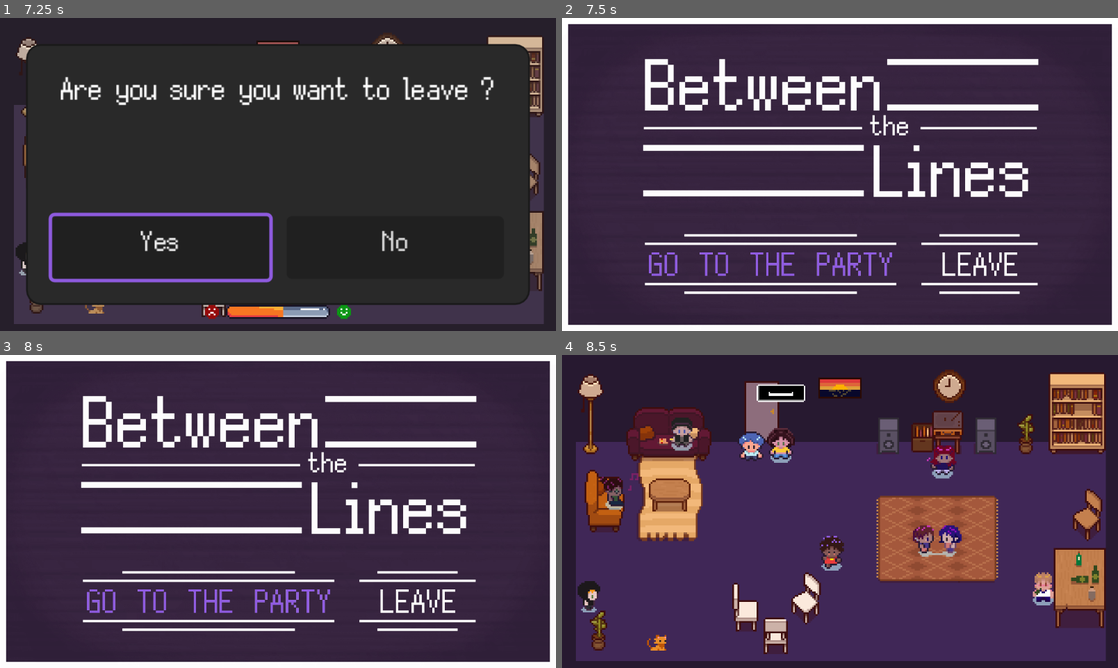
Above: before the commit, frames 1-4 (two rows, left to right).
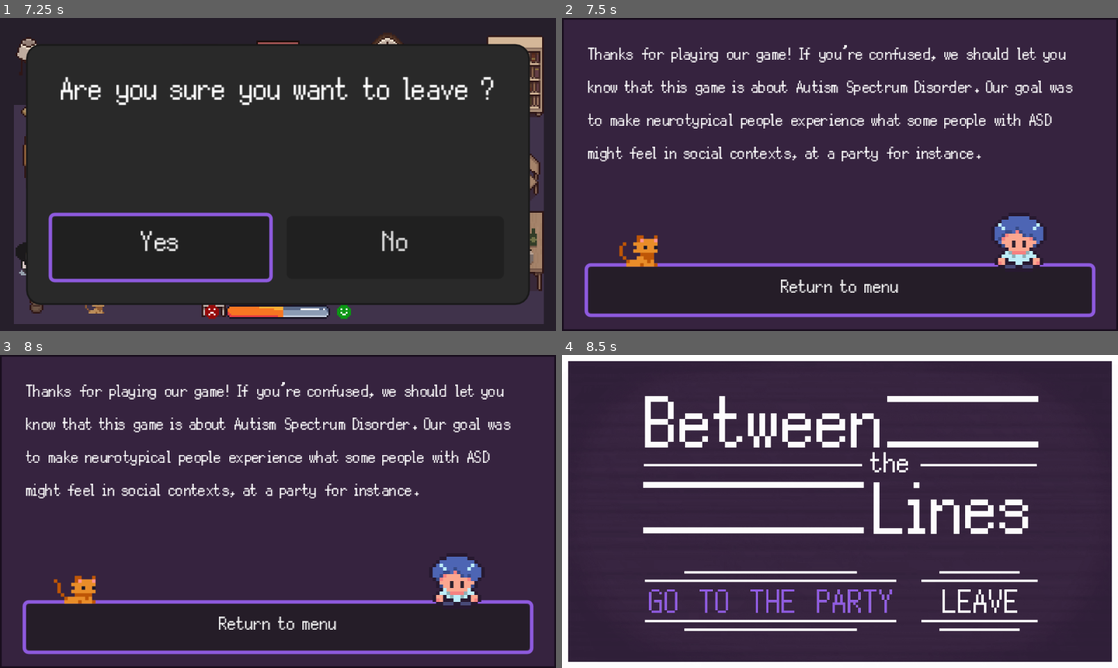
Above: after the commit, the same moments.

Repository: LaClimSx/between-the-lines
Game: Godot game, scene res://scenes/title_screen.tscn
Two runs of this game, one before a commit and one after it. Both use one fixed random seed, a clock stepped at 60 frames per second and the inputs below.
Inputs (mouse positions are in pixels of both pictures, inside the frame that each line leads up to):
- Up to frame 1 (7.25 s): click (211, 265) at 0.5 s; hold D (right) 1.28-2 s; hold Space (interact) 1.28-2 s; click "Next" at 2 s; click "See you later…" at 2.75 s; click "Next" at 3.5 s; hold S (down) 4.28-5 s; tap Space (interact) at 4.35 s; click "Yes" at 5 s; click "No" at 5.75 s; hold D (right) from 6.53 s (still down)
- Up to frame 2 (7.5 s): tap Enter at 7.25 s; release D (right) at 7.28 s; hold W (up) from 7.28 s (still down); tap Space (interact) at 7.35 s
- Up to frame 3 (8 s): keep holding W (up)
- Up to frame 4 (8.5 s): release W (up) at 8 s; click (840, 627) at 8 s, where only the run after the commit has a clickable "Return to menu"

Frame 1 is identical in both runs. In frame 2, 27% of the frame differs, in the area x 0-100%, y 0-100%; in frame 3, 26%; in frame 4, 56%.

Commit message:
add ASD screen + change end game texts

Diff:
--- /dev/null
+++ b/scenes/asd_ending_screen.tscn
@@ -0,0 +1,147 @@
+[gd_scene format=3 uid="uid://bgen47o3tvrf0"]
+
+[ext_resource type="Theme" uid="uid://b7f08ixy72g71" path="res://assets/theme.tres" id="1_u5v8b"]
+[ext_resource type="Script" uid="uid://d01ikpwii117i" path="res://scripts/asd_ending_screen.gd" id="2_bltfc"]
+[ext_resource type="Texture2D" uid="uid://chjgo71a2jf0d" path="res://assets/cat.png" id="3_jbxbu"]
+[ext_resource type="SpriteFrames" uid="uid://63puqjupoafp" path="res://assets/NPCs/sprites/animation_mc.tres" id="4_jbxbu"]
+
+[sub_resource type="StyleBoxFlat" id="StyleBoxFlat_u5v8b"]
+content_margin_left = 0.0
+content_margin_top = 0.0
+content_margin_right = 0.0
+content_margin_bottom = 0.0
+bg_color = Color(0.21176471, 0.13725491, 0.24705882, 1)
+border_width_left = 1
+border_width_top = 1
+border_width_right = 1
+border_width_bottom = 1
+border_color = Color(0.09867471, 0.055416435, 0.11914625, 1)
+
+[sub_resource type="AtlasTexture" id="AtlasTexture_fuf3a"]
+atlas = ExtResource("3_jbxbu")
+region = Rect2(0, 0, 16, 10)
+
+[sub_resource type="AtlasTexture" id="AtlasTexture_pibwh"]
+atlas = ExtResource("3_jbxbu")
+region = Rect2(16, 0, 16, 10)
+
+[sub_resource type="AtlasTexture" id="AtlasTexture_c6pm6"]
+atlas = ExtResource("3_jbxbu")
+region = Rect2(32, 0, 16, 10)
+
+[sub_resource type="AtlasTexture" id="AtlasTexture_5he1u"]
+atlas = ExtResource("3_jbxbu")
+region = Rect2(48, 0, 16, 10)
+
+[sub_resource type="AtlasTexture" id="AtlasTexture_5poiv"]
+atlas = ExtResource("3_jbxbu")
+region = Rect2(64, 0, 16, 10)
+
+[sub_resource type="AtlasTexture" id="AtlasTexture_2cjbq"]
+atlas = ExtResource("3_jbxbu")
+region = Rect2(80, 0, 16, 10)
+
+[sub_resource type="AtlasTexture" id="AtlasTexture_chjal"]
+atlas = ExtResource("3_jbxbu")
+region = Rect2(96, 0, 16, 10)
+
+[sub_resource type="AtlasTexture" id="AtlasTexture_cjqg0"]
+atlas = ExtResource("3_jbxbu")
+region = Rect2(112, 0, 16, 10)
+
+[sub_resource type="SpriteFrames" id="SpriteFrames_mk00g"]
+animations = [{
+"frames": [{
+"duration": 1.0,
+"texture": SubResource("AtlasTexture_fuf3a")
+}, {
+"duration": 1.0,
+"texture": SubResource("AtlasTexture_pibwh")
+}, {
+"duration": 1.0,
+"texture": SubResource("AtlasTexture_c6pm6")
+}, {
+"duration": 1.0,
+"texture": SubResource("AtlasTexture_5he1u")
+}, {
+"duration": 1.0,
+"texture": SubResource("AtlasTexture_5poiv")
+}, {
+"duration": 1.0,
+"texture": SubResource("AtlasTexture_2cjbq")
+}, {
+"duration": 1.0,
+"texture": SubResource("AtlasTexture_chjal")
+}, {
+"duration": 1.0,
+"texture": SubResource("AtlasTexture_cjqg0")
+}],
+"loop": true,
+"name": &"default",
+"speed": 5.0
+}]
+
+[node name="AsdEndingScreen" type="Control" unique_id=1577981289]
+texture_filter = 1
+layout_mode = 3
+anchors_preset = 15
+anchor_right = 1.0
+anchor_bottom = 1.0
+grow_horizontal = 2
+grow_vertical = 2
+theme = ExtResource("1_u5v8b")
+script = ExtResource("2_bltfc")
+
+[node name="PanelContainer" type="PanelContainer" parent="." unique_id=638007499]
+layout_mode = 0
+offset_right = 320.0
+offset_bottom = 180.0
+theme_override_styles/panel = SubResource("StyleBoxFlat_u5v8b")
+
+[node name="Cat" type="AnimatedSprite2D" parent="PanelContainer" unique_id=1009360308]
+top_level = true
+texture_filter = 1
+position = Vector2(45, 133)
+scale = Vector2(2, 2)
+sprite_frames = SubResource("SpriteFrames_mk00g")
+autoplay = "default"
+
+[node name="MC" type="AnimatedSprite2D" parent="PanelContainer" unique_id=363705837]
+top_level = true
+texture_filter = 1
+position = Vector2(263, 118)
+scale = Vector2(2, 2)
+sprite_frames = ExtResource("4_jbxbu")
+animation = &"sitting"
+autoplay = "sitting"
+
+[node name="MarginContainer" type="MarginContainer" parent="PanelContainer" unique_id=718893183]
+layout_mode = 2
+theme_override_constants/margin_left = 15
+theme_override_constants/margin_top = 15
+theme_override_constants/margin_right = 15
+theme_override_constants/margin_bottom = 10
+
+[node name="VBoxContainer" type="VBoxContainer" parent="PanelContainer/MarginContainer" unique_id=933628325]
+layout_mode = 2
+alignment = 2
+
+[node name="VBoxContainer" type="VBoxContainer" parent="PanelContainer/MarginContainer/VBoxContainer" unique_id=1081635070]
+layout_mode = 2
+size_flags_vertical = 3
+
+[node name="Label" type="Label" parent="PanelContainer/MarginContainer/VBoxContainer/VBoxContainer" unique_id=1984055752]
+custom_minimum_size = Vector2(40, 40)
+layout_mode = 2
+theme_override_font_sizes/font_size = 14
+text = "Thanks for playing our game! If you’re confused, we should let you know that this game is about Autism Spectrum Disorder. Our goal was to make neurotypical people experience what some people with ASD might feel in social contexts, at a party for instance.
+"
+autowrap_mode = 3
+
+[node name="Button" type="Button" parent="PanelContainer/MarginContainer/VBoxContainer" unique_id=1265972754]
+unique_name_in_owner = true
+layout_mode = 2
+theme_override_font_sizes/font_size = 16
+text = "Return to menu"
+
+[connection signal="pressed" from="PanelContainer/MarginContainer/VBoxContainer/Button" to="." method="_on_button_pressed"]
--- /dev/null
+++ b/scripts/asd_ending_screen.gd
@@ -0,0 +1,8 @@
+extends Control
+
+func _ready() -> void:
+	%Button.grab_focus.call_deferred()
+
+
+func _on_button_pressed() -> void:
+	get_tree().change_scene_to_file("res://scenes/title_screen.tscn")
--- a/scripts/global.gd
+++ b/scripts/global.gd
@@ -6,9 +6,12 @@
 
 var bypass_setters: bool = false
 
+var first_game: bool = true
+
 var tuto_done: bool = false
 signal tuto_finished
 
+@warning_ignore("unused_signal")
 signal fade_to_black
 
 signal score_changed(value: int)
@@ -27,9 +30,7 @@
 			timer.start(GAME_TIME)
 			tuto_done = true
 			tuto_finished.emit()
-		if nb_interactions >= TOTAL_INTERACTIONS:
-			await get_tree().create_timer(5).timeout
-			#_on_timer_timeout()
+
 
 var score : int = 2:
 	set(value):
@@ -41,14 +42,17 @@
 		if score <= SCORE_LOWER_BOUND:
 			get_tree().create_timer(4).timeout.connect(lost_confidence)
 
+
 func lost_confidence() -> void:
-	ending.emit("Your social battery runs low, you are tired and decide to go home. Before leaving, you find Sarah and thank her for inviting you.")
-	print("End game, lost confidence")
+	ending.emit("Your social battery runs low, you are tired and decide to go home. Before leaving, you find Sarah and thank her for inviting you. Maybe this wasn’t the right day or the right party, but next time will be better for sure.")
 
 
 func _on_timer_timeout() -> void:
-	ending.emit("The party is ending, you find Sarah and leave together. On your way back, you thank her for inviting you.")
-	print("End game")
+	if score >= 0 :
+		ending.emit("The party is ending. Before leaving, you chat with your new friends for a bit. You find Sarah and walk home with her. You’re glad you came with her after all, it wasn’t as bad as you expected.")
+	else:
+		ending.emit("The party is ending, you find Sarah and leave together. On your way home, you talk about how you felt meeting these new people. You feel like you had a hard time interacting with them. Maybe this wasn’t the best time for you to go out, or the right party, but next time will be better for sure. You’re glad to have a friend like Sarah to reassure you.")
+
 
 func restart() -> void:
 	tuto_done = false
@@ -57,4 +61,9 @@
 	score = 2
 	nb_interactions = 0
 	bypass_setters = false
-	get_tree().change_scene_to_file("res://scenes/title_screen.tscn")
+	get_tree().paused = false
+	if first_game:
+		first_game = false
+		get_tree().change_scene_to_file("res://scenes/asd_ending_screen.tscn")
+	else:
+		get_tree().change_scene_to_file("res://scenes/title_screen.tscn")
--- a/scripts/main.gd
+++ b/scripts/main.gd
@@ -48,7 +48,7 @@
 
 func _sit_on_sofa() -> void:
 	fade_to_black();
-	const SOFA_POSITION : Vector2 = Vector2(50, 47)
+	const SOFA_POSITION : Vector2 = Vector2(52, 47)
 	$Player.sit(SOFA_POSITION)
 
 
Not shown, added: scripts/asd_ending_screen.gd.uid
